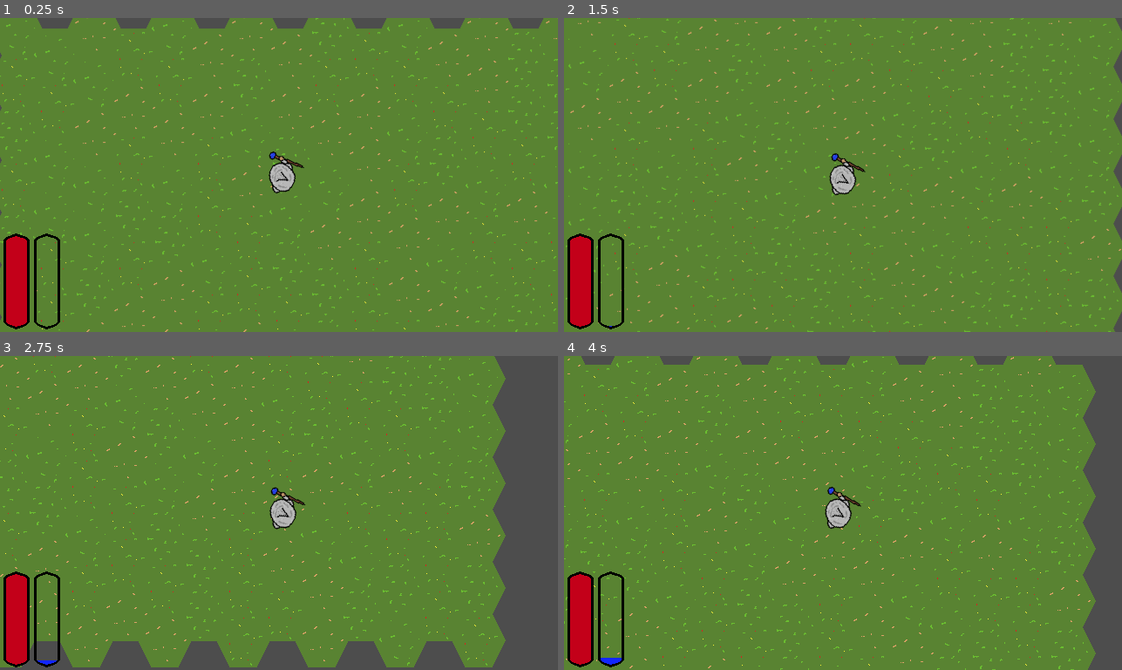
Above: before the commit, frames 1-4 (two rows, left to right).
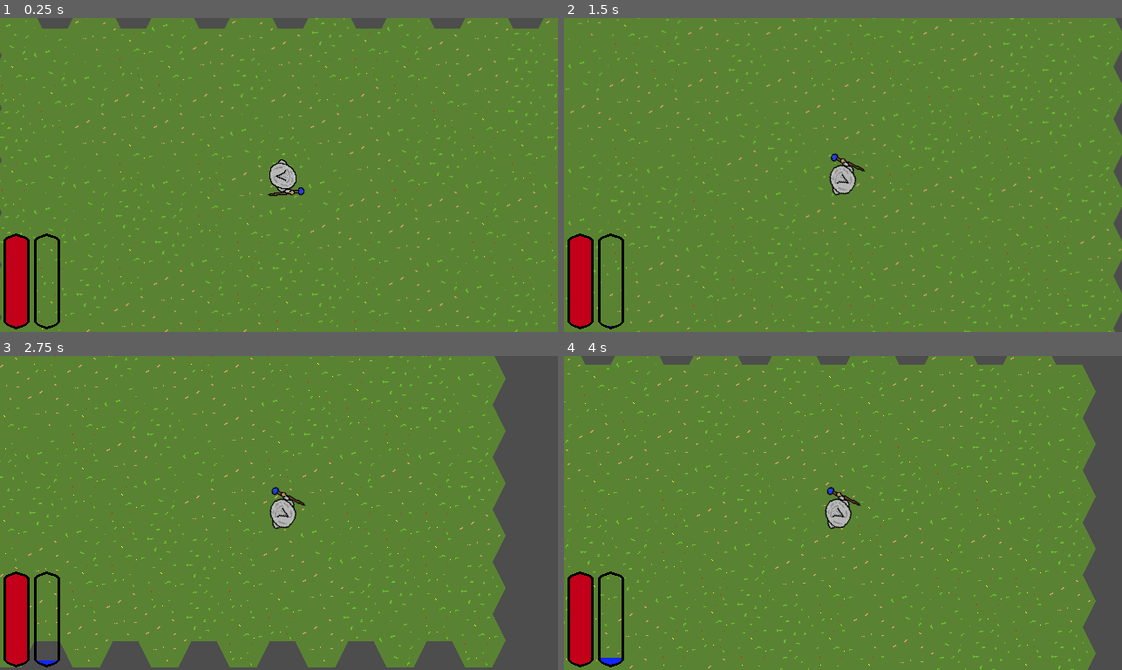
Above: after the commit, the same moments.

Repository: T33py/ProjectWizardRoguelike
Game: Godot game, scene res://RootScene.tscn
The game is run twice, just before and just after one commit, with the same random seed, the same clock (stepped at 60 frames per second) and the same inputs.
Inputs (mouse positions are in pixels of both pictures, inside the frame that each line leads up to):
- Up to frame 1 (0.25 s): no input
- Up to frame 2 (1.5 s): move the mouse to (575, 27) at 0.52 s; hold D (MoveRight) 0.53-1.28 s; click (575, 27) at 0.6 s; move the mouse to (597, 27) at 1.27 s; hold S (MoveBackward) from 1.28 s (still down); click (597, 27) at 1.35 s
- Up to frame 3 (2.75 s): move the mouse to (27, 362) at 2.02 s; release S (MoveBackward) at 2.03 s; hold D (MoveRight) from 2.03 s (still down); click (27, 362) at 2.1 s
- Up to frame 4 (4 s): move the mouse to (569, 377) at 2.77 s; release D (MoveRight) at 2.78 s; hold W (MoveForward) 2.78-3.53 s; click (569, 377) at 2.85 s; move the mouse to (603, 356) at 3.52 s; hold A (MoveLeft) from 3.53 s (still down); click (603, 356) at 3.6 s

The runs differ from the first frame. In frame 1, 0.4% of the frame differs, in the area x 47-55%, y 42-57%; in frame 2, 0.1%; in frame 3, 0.1%; in frame 4, 0.1%.

Commit message:
look at the mouse

Diff:
--- a/Hex/Hex.tscn
+++ b/Hex/Hex.tscn
@@ -15,7 +15,6 @@
 [node name="Sprite2D" type="Sprite2D" parent="."]
 texture = ExtResource("2_whgm8")
 hframes = 10
-frame = 1
 
 [node name="WizardHere" type="Sprite2D" parent="."]
 visible = false
--- a/PlayerCharacter/controller.gd
+++ b/PlayerCharacter/controller.gd
@@ -8,7 +8,16 @@
 @export var accelleration: float = 0
 
 var can_move: bool = true
+
+var _controller_is_input: bool = false
+var controller_is_input: bool:
+	get: return _controller_is_input
+	set(val):
+		_controller_is_input = val
+		wizard.visual.controller_is_input = val
+
 var _move_direction: Vector2 = Vector2.ZERO
+var _look_direction: Vector2 = Vector2.ZERO
 
 func _physics_process(delta: float) -> void:
 	move(delta)
@@ -30,8 +39,17 @@
 
 func _input(event: InputEvent) -> void:
 	_move_direction = Input.get_vector("MoveLeft", "MoveRight", "MoveForward", "MoveBackward")
+	_look_direction = Input.get_vector("LookLeft", "LookRight", "LookUp", "LookDown")
+	if _move_direction.length() > 0 or _look_direction.length() > 0:
+		controller_is_input = true
+		wizard.visual.controller_points_direction = _look_direction
+	if event is InputEventMouseMotion:
+		controller_is_input = false
 	if event.is_action_released("BuildingMenu"):
-		goto_place_buildings_mode()
+		if state.current_player_activity == State.WizardActivities.PLACING_BUILDING:
+			leave_place_buildings_mode()
+		else:
+			goto_place_buildings_mode()
 	elif event.is_action("Esc"):
 		if state.current_wizard_activity == State.WizardActivities.PLACING_BUILDING:
 			state.current_wizard_activity = State.WizardActivities.CASTING
--- a/PlayerCharacter/wizard.gd
+++ b/PlayerCharacter/wizard.gd
@@ -6,6 +6,7 @@
 @onready var controller: WizardController = $Controller
 @onready var stats: WizardStats = $Stats
 @onready var hitbox: Area2D = $Hitbox
+@onready var visual: WizardVisual = $Visual
 
 func _ready() -> void:
 	controller.state = state
--- a/PlayerCharacter/wizard_visual.gd
+++ b/PlayerCharacter/wizard_visual.gd
@@ -1,5 +1,13 @@
 extends Node2D
+class_name WizardVisual
+
+var controller_is_input: bool = true
+var controller_points_direction: Vector2 = Vector2.ZERO
 
 func _process(_delta: float) -> void:
-	look_at(get_global_mouse_position())
+	if not controller_is_input:
+		look_at(get_global_mouse_position())
+	elif controller_points_direction.length() > 0.2:
+		look_at(global_position + (controller_points_direction * 100))
+		print(controller_points_direction)
 	return
--- /dev/null
+++ b/UI/SquareButton/SquareButton.tscn
@@ -0,0 +1,33 @@
+[gd_scene load_steps=7 format=3 uid="uid://dv830co0isq5j"]
+
+[ext_resource type="Texture2D" uid="uid://ew51nwbh55pr" path="res://UI/SquareButton/Normal.png" id="1_a1kve"]
+[ext_resource type="Texture2D" uid="uid://dmgrrw4lluxr7" path="res://UI/SquareButton/Click.png" id="2_qi3ec"]
+[ext_resource type="Texture2D" uid="uid://de4p2pbnbpqy2" path="res://UI/SquareButton/Hover.png" id="3_anvkf"]
+[ext_resource type="Texture2D" uid="uid://dvrq2l7n2b0kh" path="res://UI/SquareButton/Disabled.png" id="4_blskp"]
+[ext_resource type="Script" uid="uid://cnye1x0kf6qop" path="res://UI/SquareButton/square_button.gd" id="5_qi3ec"]
+[ext_resource type="AudioStream" uid="uid://bp31iqu46fqak" path="res://UI/SquareButton/soft-button.no-licence.wav" id="6_anvkf"]
+
+[node name="SquareButton" type="TextureButton"]
+scale = Vector2(0.3, 0.3)
+texture_normal = ExtResource("1_a1kve")
+texture_pressed = ExtResource("2_qi3ec")
+texture_hover = ExtResource("3_anvkf")
+texture_disabled = ExtResource("4_blskp")
+script = ExtResource("5_qi3ec")
+text = "Template Text"
+style = "[b][color=black]"
+
+[node name="RichTextLabel" type="RichTextLabel" parent="."]
+layout_mode = 0
+offset_left = 16.0
+offset_top = 16.0
+offset_right = 240.0
+offset_bottom = 112.0
+mouse_filter = 2
+bbcode_enabled = true
+text = "[b][color=black]Template Text"
+horizontal_alignment = 1
+vertical_alignment = 1
+
+[node name="ClickPlayer" type="AudioStreamPlayer" parent="."]
+stream = ExtResource("6_anvkf")
--- /dev/null
+++ b/UI/SquareButton/square_button.gd
@@ -0,0 +1,34 @@
+@tool
+extends TextureButton
+class_name SquareButton
+
+var _text: String = 'Template Text'
+@export_multiline var text: String :
+	get: return _text
+	set(val):
+		_text = val
+		if label != null:
+			update_text()
+var _style: String = '[b][color=black]'
+@export var style: String:
+	get: return _style
+	set(val):
+		_style = val
+		if label != null:
+			update_text()
+
+@onready var label: RichTextLabel = $RichTextLabel
+@onready var click_player: AudioStreamPlayer = $ClickPlayer
+
+func _ready() -> void:
+	update_text()
+	pressed.connect(_on_pressed)
+	pass
+
+func update_text() -> void:
+	label.text = _style + _text
+	pass
+
+func _on_pressed() -> void:
+	click_player.play()
+	return
--- a/project.godot
+++ b/project.godot
@@ -99,6 +99,26 @@
 , Object(InputEventJoypadButton,"resource_local_to_scene":false,"resource_name":"","device":-1,"button_index":1,"pressure":0.0,"pressed":true,"script":null)
 ]
 }
+LookLeft={
+"deadzone": 0.2,
+"events": [Object(InputEventJoypadMotion,"resource_local_to_scene":false,"resource_name":"","device":-1,"axis":2,"axis_value":-1.0,"script":null)
+]
+}
+LookRight={
+"deadzone": 0.2,
+"events": [Object(InputEventJoypadMotion,"resource_local_to_scene":false,"resource_name":"","device":-1,"axis":2,"axis_value":1.0,"script":null)
+]
+}
+LookUp={
+"deadzone": 0.2,
+"events": [Object(InputEventJoypadMotion,"resource_local_to_scene":false,"resource_name":"","device":-1,"axis":3,"axis_value":-1.0,"script":null)
+]
+}
+LookDown={
+"deadzone": 0.2,
+"events": [Object(InputEventJoypadMotion,"resource_local_to_scene":false,"resource_name":"","device":-1,"axis":3,"axis_value":1.0,"script":null)
+]
+}
 
 [rendering]
 
Binary file added: UI/SquareButton/Click.png
Not shown, added: UI/SquareButton/Click.png.import
Binary file added: UI/SquareButton/Disabled.png
Not shown, added: UI/SquareButton/Disabled.png.import
Binary file added: UI/SquareButton/Hover.png
Not shown, added: UI/SquareButton/Hover.png.import
Binary file added: UI/SquareButton/Normal.png
Not shown, added: UI/SquareButton/Normal.png.import
Not shown, added: UI/SquareButton/soft-button.no-licence.wav.import
Not shown, added: UI/SquareButton/square_button.gd.uid
Not shown, added: UI/SquareButton/soft-button.no-licence.wav
